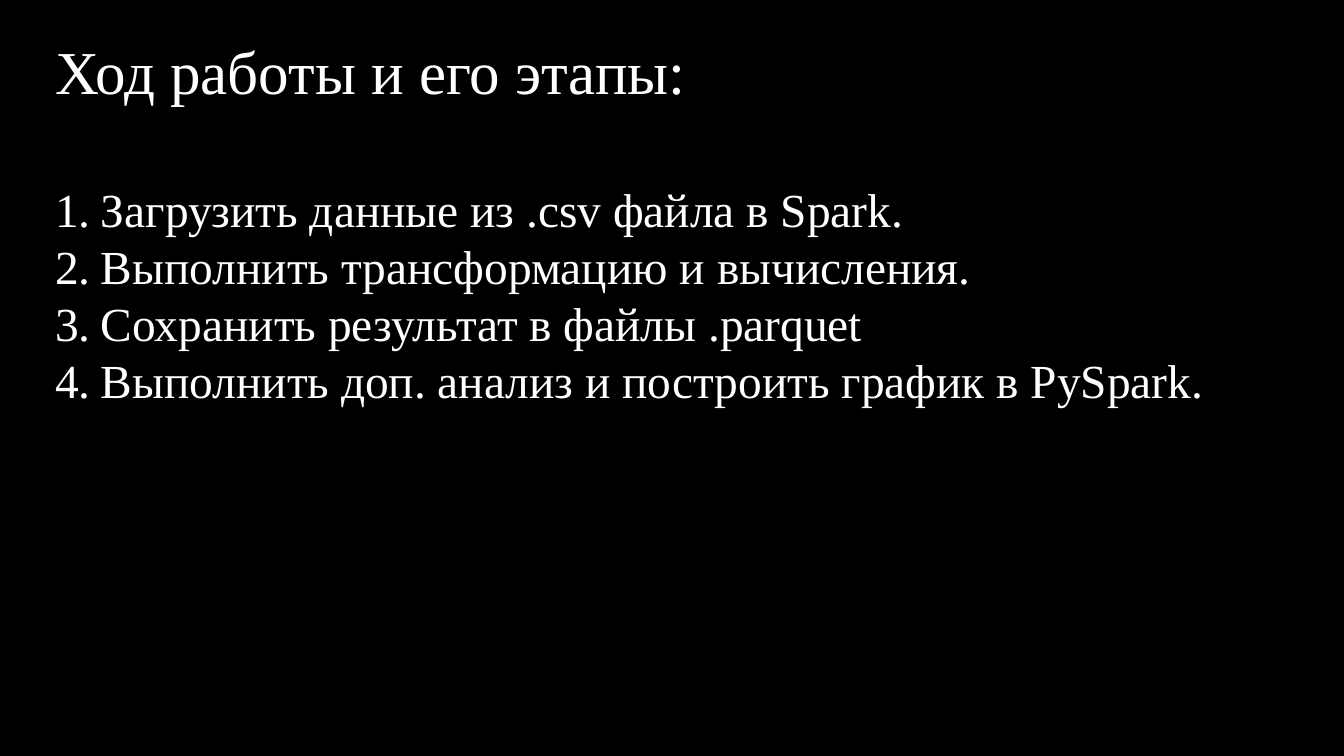
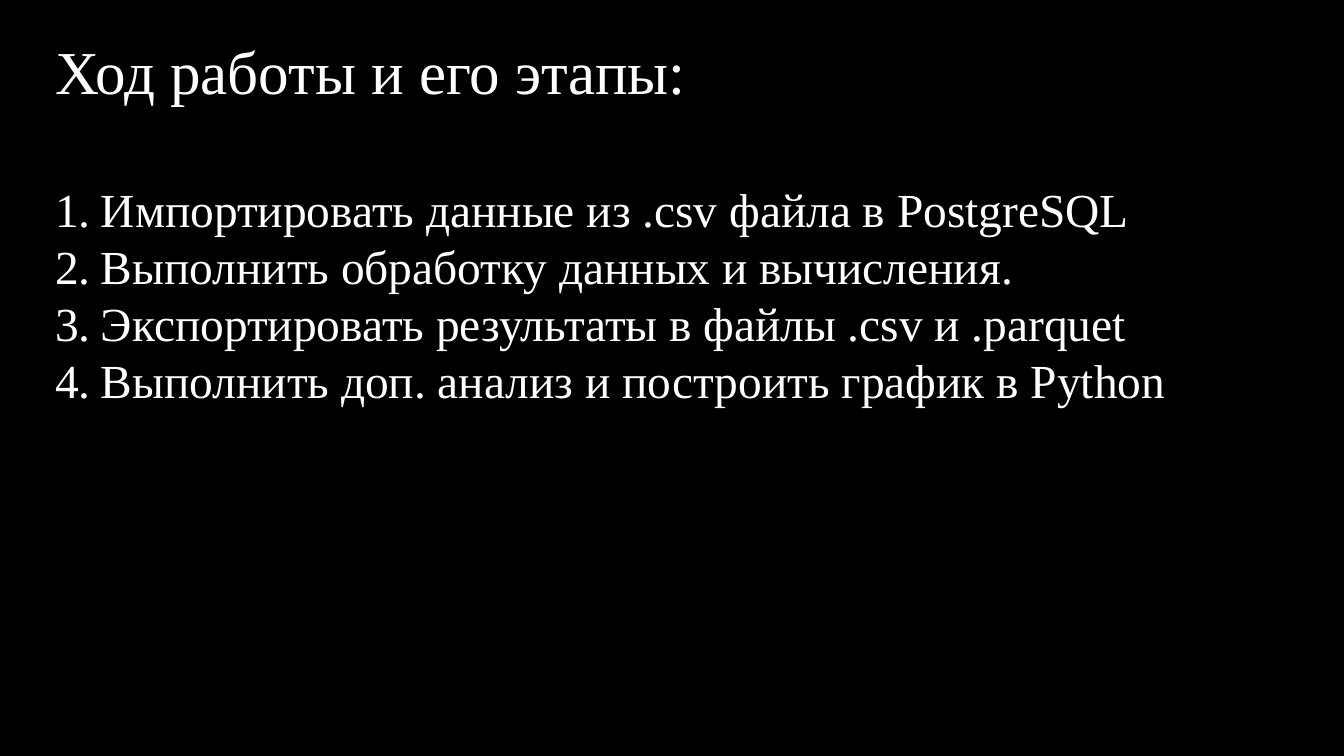
Before and after one commit to Toljanchiman/finalProject4, a slide deck: slide 3 of images/present.pptx. Drawn at 1344x756 pixels with LibreOffice and Linux fonts; fonts in the diff are those of the drawing; background and template pictures are left out. Boxes give left, top, right and bottom in pixels: in the first picture for what was removed or moved away, otherwise in the second. Text is boxed around its words. In the diff, an @@ line names an element or a change of style, - is before the commit and + after.

```diff
--- a/images/present.pptx
+++ b/images/present.pptx
@@ text at (101, 194, 1165, 407): text changed @@
-1. Загрузить данные из .csv файла в Spark.
-2. Выполнить трансформацию и вычисления.
-3. Сохранить результат в файлы .parquet
-4. Выполнить доп. анализ и построить график в PySpark.
+1. Импортировать данные из .csv файла в PostgreSQL
+2. Выполнить обработку данных и вычисления.
+3. Экспортировать результаты в файлы .csv и .parquet
+4. Выполнить доп. анализ и построить график в Python
```
Also in this commit, not shown: 2 other slides changed, 2 slides added, 2 slides removed, 26 other files.
